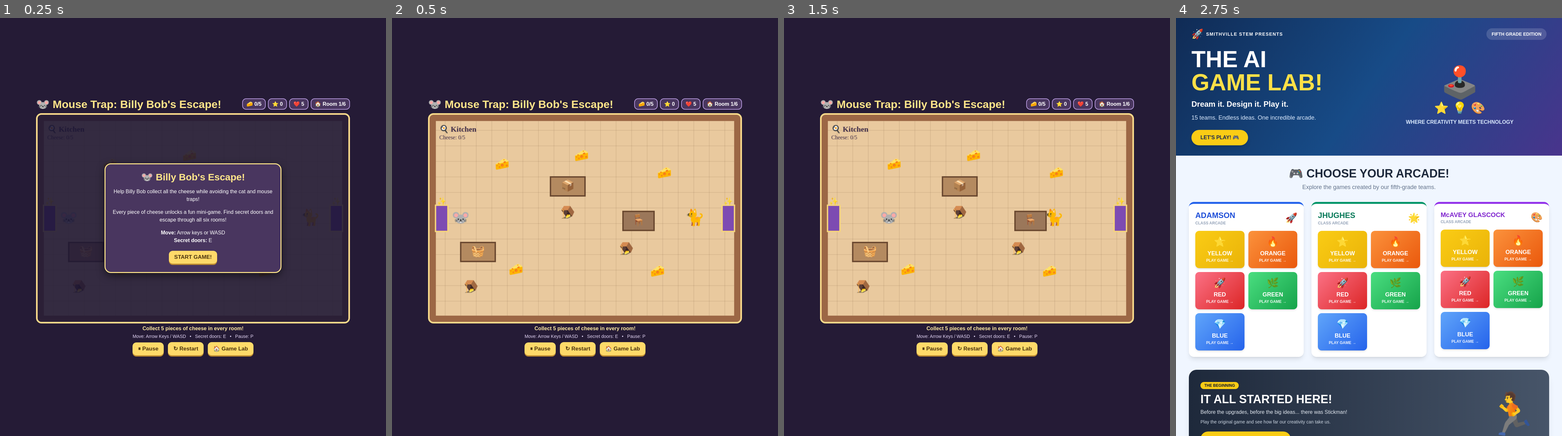
Above: before the commit, frames 1-4 (left to right).
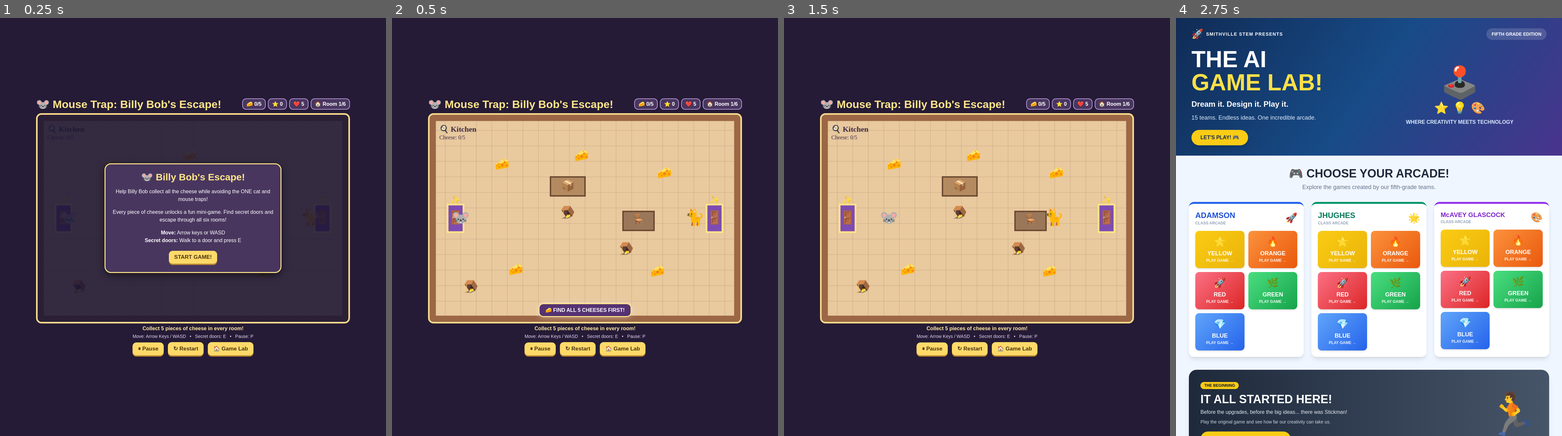
Above: after the commit, the same moments.

Repository: missfryling/fitth-grade-game-lab
Game: browser game, page JHughes/Green/index.html
The game is run twice, just before and just after one commit, with the same random seed, the same clock (stepped at 60 frames per second) and the same inputs.
Inputs:
- Up to frame 1 (0.25 s): no input
- Up to frame 2 (0.5 s): click "START GAME!" at 0.27 s
- Up to frame 3 (1.5 s): hold Right from 1.03 s (still down)
- Up to frame 4 (2.75 s): release Right at 1.53 s; hold Down 1.58-1.85 s; hold Left 1.9-2.47 s; click "🏠 Game Lab" at 2.02 s; tap E at 2.52 s; hold Up from 2.52 s (still down)

The runs differ from the first frame. In frame 1, 0.4% of the frame differs, in the area x 29-71%, y 41-54%; in frame 2, 2.3%, in the area x 11-89%, y 42-72%; in frame 3, 1.5%; in frame 4, nothing differs.

Commit message:
Update index.html

Diff:
--- a/JHughes/Green/index.html
+++ b/JHughes/Green/index.html
@@ -26,7 +26,7 @@
 #message{text-align:center;min-height:27px;padding:7px;color:#ffe9a3;font-weight:600}
 .controls{text-align:center;color:#e5d7f7;font-size:14px}
 #buttons{text-align:center;margin-top:6px}
-#choices{display:flex;flex-wrap:wrap;justify-content:center;gap:5px}
+#doorPrompt{position:absolute;bottom:15px;left:50%;transform:translateX(-50%);background:#4b286feF;border:3px solid #ffe68a;border-radius:15px;padding:9px 18px;color:#fff;font-weight:700;display:none;box-shadow:0 0 18px #fff7;white-space:nowrap}
 </style>
 </head>
 <body>
@@ -42,12 +42,13 @@
 </header>
 <div id="stage">
 <canvas id="canvas" width="900" height="600"></canvas>
+<div id="doorPrompt">🚪 PRESS E TO ENTER DOOR</div>
 <div id="overlay">
 <div class="panel">
 <h2>🐭 Billy Bob's Escape!</h2>
-<p>Help Billy Bob collect all the cheese while avoiding the cat and mouse traps!</p>
+<p>Help Billy Bob collect all the cheese while avoiding the ONE cat and mouse traps!</p>
 <p>Every piece of cheese unlocks a fun mini-game. Find secret doors and escape through all six rooms!</p>
-<p><b>Move:</b> Arrow keys or WASD<br><b>Secret doors:</b> E</p>
+<p><b>Move:</b> Arrow keys or WASD<br><b>Secret doors:</b> Walk to a door and press E</p>
 <button id="start">START GAME!</button>
 </div>
 </div>
@@ -63,48 +64,45 @@
 <script>
 (()=>{
 const canvas=document.getElementById('canvas'),ctx=canvas.getContext('2d');
-const W=900,H=600;
-const $=id=>document.getElementById(id);
+const W=900,H=600,$=id=>document.getElementById(id);
 const rooms=[
- {name:'🍳 Kitchen',bg:'#e9c99e',wall:'#9c6745'},
- {name:'🛁 Bathroom',bg:'#b9e7ed',wall:'#438b9d'},
- {name:'🛝 Playground',bg:'#b9df9e',wall:'#568c50'},
- {name:'🥫 Pantry',bg:'#e6c3a0',wall:'#a66b43'},
- {name:'🌻 Garden',bg:'#b5dfad',wall:'#53834d'},
- {name:"🏰 Cat's Castle",bg:'#c8b4df',wall:'#76558e'}
+{name:'🍳 Kitchen',bg:'#e9c99e',wall:'#9c6745'},
+{name:'🛁 Bathroom',bg:'#b9e7ed',wall:'#438b9d'},
+{name:'🛝 Playground',bg:'#b9df9e',wall:'#568c50'},
+{name:'🥫 Pantry',bg:'#e6c3a0',wall:'#a66b43'},
+{name:'🌻 Garden',bg:'#b5dfad',wall:'#53834d'},
+{name:"🏰 Cat's Castle",bg:'#c8b4df',wall:'#76558e'}
 ];
-let state='menu',keys={},room=0,score=0,lives=5,cheese=[],traps=[],walls=[],secretDoors=[];
+let state='menu',keys={},room=0,score=0,lives=5,cheese=[],traps=[],walls=[];
 let player={x:90,y:300,r:18,speed:225};
 let cat={x:790,y:300,r:22,speed:95,stun:0};
-let miniQuestion=null,invincible=0,last=0,doorCooldown=0;
+let invincible=0,last=0,doorCooldown=0,doorNear=false,miniIndex=0;
 const cheeseSpots=[[210,145],[440,120],[680,170],[250,450],[660,455]];
+// Doors are INSIDE the room, not behind the border.
+const doors=[{x:75,y:300},{x:825,y:300}];
 function makeRoom(){
- cheese=cheeseSpots.map(([x,y],i)=>({x:x+(room%2)*12,y:y,got:false,id:i}));
- traps=[
-  {x:400,y:285},{x:570,y:390},{x:120,y:500}
- ];
- walls=[];
- // Decorative furniture / obstacles. Keep cheese spots and pathways clear.
+ cheese=cheeseSpots.map(([x,y])=>({x:x+(room%2)*12,y,got:false}));
+ traps=[{x:400,y:285},{x:570,y:390},{x:120,y:500}];
  const layouts=[
-  [[350,180,100,55],[560,280,90,55],[90,370,100,55]],
-  [[330,210,100,55],[570,350,100,55],[100,180,100,55]],
-  [[350,210,120,50],[560,390,100,50],[110,350,100,50]],
-  [[340,190,110,60],[570,320,100,60],[100,390,100,55]],
-  [[350,200,100,50],[560,350,100,50],[100,350,100,50]],
-  [[350,200,120,60],[560,360,100,55],[100,350,100,55]]
+ [[350,180,100,55],[560,280,90,55],[90,370,100,55]],
+ [[330,210,100,55],[570,350,100,55],[100,180,100,55]],
+ [[350,210,120,50],[560,390,100,50],[110,350,100,50]],
+ [[340,190,110,60],[570,320,100,60],[100,390,100,55]],
+ [[350,200,100,50],[560,350,100,50],[100,350,100,50]],
+ [[350,200,120,60],[560,360,100,55],[100,350,100,55]]
  ];
  walls=layouts[room].map(a=>({x:a[0],y:a[1],w:a[2],h:a[3]}));
- secretDoors=[{x:35,y:300},{x:865,y:300}];
- player.x=90;player.y=300;
+ // Make sure the entrance and exit areas are clear.
+ walls=walls.filter(w=>!(w.x<145&&w.y<390&&w.y+w.h>210)&&!(w.x+w.w>755&&w.y<390&&w.y+w.h>210));
+ player.x=room===0?90:80;player.y=300;
  cat.x=790;cat.y=300;cat.speed=95+room*12;cat.stun=0;
- doorCooldown=0;
+ doorCooldown=0;doorNear=false;
+ $('doorPrompt').style.display='none';
  updateHUD();
 }
 function updateHUD(){
  $('cheese').textContent=cheese.filter(c=>c.got).length;
- $('score').textContent=score;
- $('lives').textContent=lives;
- $('room').textContent=room+1;
+ $('score').textContent=score;$('lives').textContent=lives;$('room').textContent=room+1;
 }
 function say(t){$('message').textContent=t}
 function start(){
@@ -114,7 +112,8 @@
 $('start').onclick=start;
 function pauseGame(){
  if(state==='playing'){
-  state='paused';showPanel('⏸ Game Paused','Billy Bob is taking a little break!','RESUME',()=>{state='playing';$('overlay').style.display='none';last=performance.now()});
+  state='paused';
+  showPanel('⏸ Game Paused','Billy Bob is taking a little break!','RESUME',()=>{state='playing';$('overlay').style.display='none';last=performance.now()});
  }
 }
 $('pause').onclick=pauseGame;
@@ -126,19 +125,19 @@
 }
 function endGame(won){
  state=won?'won':'over';
- showPanel(won?'🎉 YOU ESCAPED!':'🐱 OH NO!','<b>'+(won?'Billy Bob escaped all six rooms!':'The cat caught Billy Bob!')+'</b><br>Your final score: '+score,'PLAY AGAIN',()=>{room=0;score=0;lives=5;makeRoom();state='playing';$('overlay').style.display='none'});
+ showPanel(won?'🎉 YOU ESCAPED!':'🐱 OH NO!',(won?'Billy Bob escaped all six rooms!':'The cat caught Billy Bob!')+'<br>Your final score: '+score,'PLAY AGAIN',()=>{room=0;score=0;lives=5;makeRoom();state='playing';$('overlay').style.display='none'});
 }
 function miniGame(){
  state='mini';
  const types=[
-  {q:'What is 6 + 4?',a:['8','10','12'],correct:1},
-  {q:'Which one is cheese?',a:['🧀','🍎','🥕'],correct:0},
-  {q:'What is 5 × 3?',a:['10','15','20'],correct:1},
-  {q:'Which animal says meow?',a:['🐶','🐸','🐱'],correct:2},
-  {q:'What is 12 - 5?',a:['7','8','9'],correct:0},
-  {q:'Which food does Billy Bob LOVE?',a:['🍋','🧀','🥦'],correct:1}
+ {q:'What is 6 + 4?',a:['8','10','12'],correct:1},
+ {q:'Which one is cheese?',a:['🧀','🍎','🥕'],correct:0},
+ {q:'What is 5 × 3?',a:['10','15','20'],correct:1},
+ {q:'Which animal says meow?',a:['🐶','🐸','🐱'],correct:2},
+ {q:'What is 12 - 5?',a:['7','8','9'],correct:0},
+ {q:'Which food does Billy Bob LOVE?',a:['🍋','🧀','🥦'],correct:1}
  ];
- let q=types[(room*5+cheese.filter(c=>c.got).length-1)%types.length];
+ let q=types[miniIndex++%types.length];
  $('overlay').style.display='flex';
  $('overlay').innerHTML='<div class="panel"><h2>🧀 Cheese Challenge!</h2><p>'+q.q+'</p><div id="choices"></div><p id="feedback"></p></div>';
  q.a.forEach((answer,i)=>{
@@ -146,13 +145,9 @@
   b.onclick=()=>{
    if(state!=='mini')return;
    if(i===q.correct){
-    score+=10;$('feedback').textContent='🎉 Correct! +10 bonus points!';
-    updateHUD();
-    setTimeout(()=>{$('overlay').style.display='none';state='playing';say('Great job! Keep collecting cheese!');},700);
-   }else{
-    $('feedback').textContent='Not quite! Try another answer!';
-    b.disabled=true;
-   }
+    score+=10;$('feedback').textContent='🎉 Correct! +10 bonus points!';updateHUD();
+    setTimeout(()=>{$('overlay').style.display='none';state='playing';say('Great job! Keep collecting cheese!');},650);
+   }else{$('feedback').textContent='Not quite! Try another answer!';b.disabled=true}
   };
   $('choices').appendChild(b);
  });
@@ -161,114 +156,97 @@
  if(room===rooms.length-1){endGame(true);return}
  room++;makeRoom();say('Welcome to '+rooms[room].name+'! Find 5 more cheeses!');
 }
+function useDoor(){
+ if(state!=='playing')return;
+ if(!doorNear){say('Walk up close to one of the glowing doors first!');return}
+ if(!cheese.every(c=>c.got)){say('Collect all 5 cheeses before entering the door!');return}
+ if(doorCooldown>0)return;
+ doorCooldown=1;nextRoom();
+}
 function loseLife(){
  if(invincible>0)return;
- lives--;invincible=2;
- updateHUD();say('🐱 The cat got you! Be careful!');
+ lives--;invincible=2;updateHUD();say('🐱 The cat got you! Be careful!');
  if(lives<=0)endGame(false);
 }
 function rectHit(x,y,r,w){return x+r>w.x&&x-r<w.x+w.w&&y+r>w.y&&y-r<w.y+w.h}
 function movePlayer(dx,dy,dt){
- let nx=player.x+dx*player.speed*dt,ny=player.y+dy*player.speed*dt;
- nx=Math.max(25,Math.min(W-25,nx));ny=Math.max(25,Math.min(H-25,ny));
+ let nx=Math.max(25,Math.min(W-25,player.x+dx*player.speed*dt));
+ let ny=Math.max(25,Math.min(H-25,player.y+dy*player.speed*dt));
  if(!walls.some(w=>rectHit(nx,player.y,player.r,w)))player.x=nx;
  if(!walls.some(w=>rectHit(player.x,ny,player.r,w)))player.y=ny;
 }
 function update(dt){
  if(state!=='playing')return;
- invincible=Math.max(0,invincible-dt);
- doorCooldown=Math.max(0,doorCooldown-dt);
+ invincible=Math.max(0,invincible-dt);doorCooldown=Math.max(0,doorCooldown-dt);
  let dx=(keys.arrowright||keys.d?1:0)-(keys.arrowleft||keys.a?1:0);
  let dy=(keys.arrowdown||keys.s?1:0)-(keys.arrowup||keys.w?1:0);
  let mag=Math.hypot(dx,dy)||1;
  movePlayer(dx/mag,dy/mag,dt);
- // Cheese collection triggers one mini-game per cheese.
  for(const c of cheese){
   if(!c.got&&Math.hypot(player.x-c.x,player.y-c.y)<35){
-   c.got=true;score+=5;updateHUD();say('🧀 Cheese collected! Play your mini-game!');
-   miniGame();return;
+   c.got=true;score+=5;updateHUD();say('🧀 Cheese collected! Play your mini-game!');miniGame();return;
   }
  }
- // Mouse traps.
  for(const t of traps){
-  if(Math.hypot(player.x-t.x,player.y-t.y)<29){
-   t.x=-1000;loseLife();break;
-  }
- }
- // ONE cat follows Billy Bob.
+  if(t.x>0&&Math.hypot(player.x-t.x,player.y-t.y)<29){t.x=-1000;loseLife();break}
+ }
+ // Only ONE cat chases Billy Bob.
  let d=Math.hypot(player.x-cat.x,player.y-cat.y);
  if(cat.stun>0)cat.stun-=dt;
- else{
+ else if(d>35){
   let angle=Math.atan2(player.y-cat.y,player.x-cat.x);
-  let speed=cat.speed;
-  if(d>35){cat.x+=Math.cos(angle)*speed*dt;cat.y+=Math.sin(angle)*speed*dt}
-  cat.x=Math.max(25,Math.min(W-25,cat.x));
-  cat.y=Math.max(25,Math.min(H-25,cat.y));
- }
+  cat.x+=Math.cos(angle)*cat.speed*dt;cat.y+=Math.sin(angle)*cat.speed*dt;
+ }
+ cat.x=Math.max(25,Math.min(W-25,cat.x));cat.y=Math.max(25,Math.min(H-25,cat.y));
  if(d<34&&invincible<=0)loseLife();
- if(cheese.every(c=>c.got)){
-  say('🌟 All 5 cheeses collected! Find a secret door and press E!');
- }
+ // Door prompt and interaction range.
+ doorNear=doors.some(d=>Math.hypot(player.x-d.x,player.y-d.y)<82);
+ $('doorPrompt').style.display=doorNear?'block':'none';
+ if(doorNear&&!cheese.every(c=>c.got))$('doorPrompt').textContent='🧀 FIND ALL 5 CHEESES FIRST!';
+ else if(doorNear)$('doorPrompt').textContent='🚪 PRESS E TO ENTER NEXT ROOM!';
+ if(cheese.every(c=>c.got)&&!doorNear)say('🌟 All 5 cheeses collected! Walk to a glowing door and press E!');
  updateHUD();
 }
-function useDoor(){
- if(state!=='playing'||doorCooldown>0)return;
- let atDoor=secretDoors.some(d=>Math.hypot(player.x-d.x,player.y-d.y)<65);
- if(!atDoor){say('Find a glowing secret door near the edge of the room!');return}
- if(!cheese.every(c=>c.got)){say('Collect all 5 cheeses before escaping this room!');return}
- doorCooldown=.8;nextRoom();
-}
-window.addEventListener('keydown',e=>{
- let k=e.key.toLowerCase();keys[k]=true;
- if(['arrowup','arrowdown','arrowleft','arrowright',' '].includes(k))e.preventDefault();
- if(k==='p'&&state==='playing')pauseGame();
- if(k==='e')useDoor();
-});
-window.addEventListener('keyup',e=>keys[e.key.toLowerCase()]=false);
-window.addEventListener('blur',()=>keys={});
-document.addEventListener('visibilitychange',()=>{if(document.hidden&&state==='playing')pauseGame()});
 function emoji(e,x,y,size=34){ctx.font=size+'px sans-serif';ctx.textAlign='center';ctx.textBaseline='middle';ctx.fillText(e,x,y)}
 function draw(){
- const theme=rooms[room];
- ctx.clearRect(0,0,W,H);
+ let theme=rooms[room];ctx.clearRect(0,0,W,H);
  ctx.fillStyle=theme.bg;ctx.fillRect(0,0,W,H);
- // Floor pattern.
  ctx.globalAlpha=.12;ctx.strokeStyle='#65452d';ctx.lineWidth=2;
  for(let x=0;x<W;x+=45){ctx.beginPath();ctx.moveTo(x,0);ctx.lineTo(x,H);ctx.stroke()}
  for(let y=0;y<H;y+=45){ctx.beginPath();ctx.moveTo(0,y);ctx.lineTo(W,y);ctx.stroke()}
  ctx.globalAlpha=1;
- // Room border.
  ctx.strokeStyle=theme.wall;ctx.lineWidth=18;ctx.strokeRect(9,9,W-18,H-18);
- // Furniture and obstacles.
  walls.forEach((w,i)=>{
   ctx.fillStyle=i%2?'#9b775a':'#b48a60';ctx.fillRect(w.x,w.y,w.w,w.h);
   ctx.strokeStyle='#69472f';ctx.lineWidth=4;ctx.strokeRect(w.x,w.y,w.w,w.h);
   emoji(i===0?'📦':i===1?'🪑':'🧺',w.x+w.w/2,w.y+w.h/2,32);
  });
- // Secret doors.
- secretDoors.forEach(d=>{
-  ctx.fillStyle='#7d4bb2';ctx.fillRect(d.x-18,d.y-38,36,76);
-  ctx.strokeStyle='#f5d47c';ctx.lineWidth=4;ctx.strokeRect(d.x-18,d.y-38,36,76);
-  emoji('✨',d.x,d.y-48,22);
+ // Bright, reachable secret doors inside the room.
+ doors.forEach(d=>{
+  ctx.fillStyle='#7d4bb2';ctx.fillRect(d.x-23,d.y-40,46,80);
+  ctx.strokeStyle='#ffe68a';ctx.lineWidth=5;ctx.strokeRect(d.x-23,d.y-40,46,80);
+  emoji('✨',d.x,d.y-52,24);emoji('🚪',d.x,d.y,37);
  });
- // Cheese.
  cheese.forEach(c=>{if(!c.got)emoji('🧀',c.x,c.y,34)});
- // Traps.
  traps.forEach(t=>{if(t.x>0)emoji('🪤',t.x,t.y,34)});
- // Billy Bob.
  if(invincible<=0||Math.floor(performance.now()/100)%2===0)emoji('🐭',player.x,player.y,42);
- // THE ONLY CAT.
- if(cat.stun>0)emoji('❄️',cat.x,cat.y-28,22);
  emoji('🐈',cat.x,cat.y,46);
- // Room title.
  ctx.fillStyle='#3e2c48';ctx.font='bold 22px Fredoka';ctx.textAlign='left';
  ctx.fillText(theme.name,28,43);
  ctx.font='16px Fredoka';ctx.fillText('Cheese: '+cheese.filter(c=>c.got).length+'/5',28,67);
 }
 function loop(now){
- let dt=Math.min(.04,(now-last)/1000||0);last=now;
- update(dt);draw();requestAnimationFrame(loop);
-}
+ let dt=Math.min(.04,(now-last)/1000||0);last=now;update(dt);draw();requestAnimationFrame(loop);
+}
+window.addEventListener('keydown',e=>{
+ let k=e.key.toLowerCase();keys[k]=true;
+ if(['arrowup','arrowdown','arrowleft','arrowright',' '].includes(k))e.preventDefault();
+ if(k==='p'&&state==='playing')pauseGame();
+ if(k==='e'&&!e.repeat)useDoor();
+});
+window.addEventListener('keyup',e=>keys[e.key.toLowerCase()]=false);
+window.addEventListener('blur',()=>keys={});
+document.addEventListener('visibilitychange',()=>{if(document.hidden&&state==='playing')pauseGame()});
 makeRoom();requestAnimationFrame(loop);
 })();
 </script>
